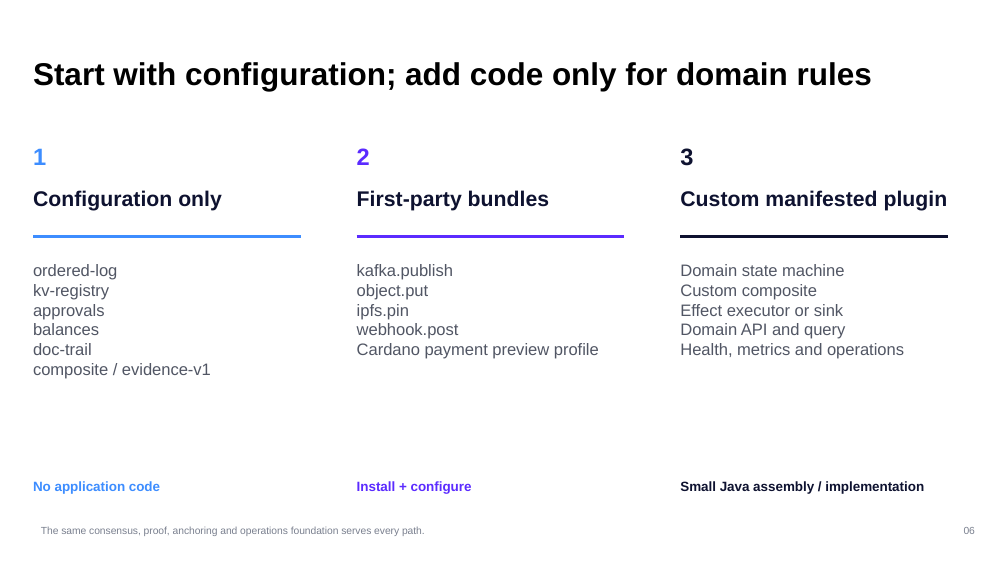
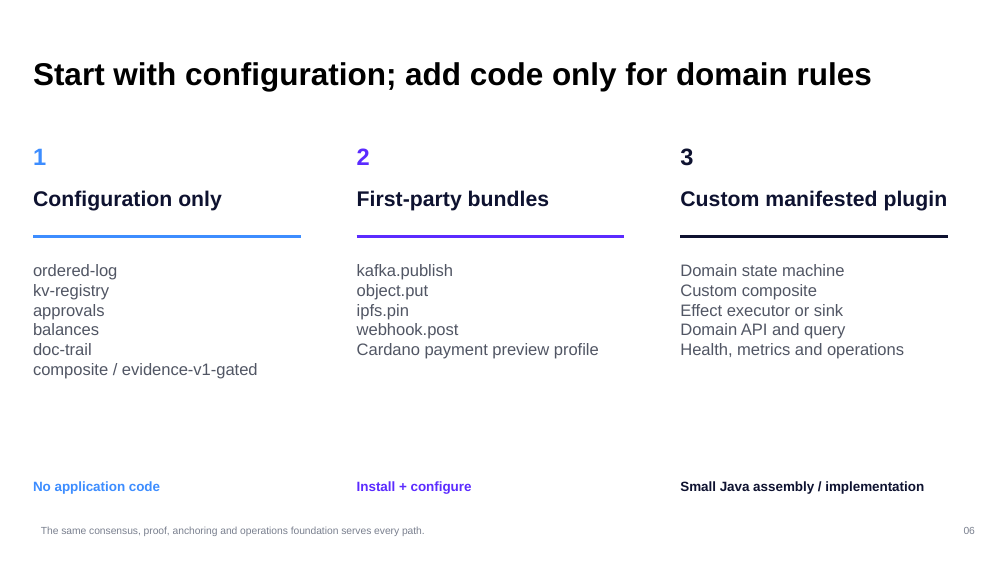
Before and after one commit to bloxbean/yano, a slide deck: slide 6 of docs/YANO_APP_CHAIN_OVERVIEW.pptx. Drawn at 1008x567 pixels with LibreOffice and Linux fonts; fonts in the diff are those of the drawing. Boxes give left, top, right and bottom in pixels: in the first picture for what was removed or moved away, otherwise in the second. Text is boxed around its words. In the diff, an @@ line names an element or a change of style, - is before the commit and + after.

```diff
--- a/docs/YANO_APP_CHAIN_OVERVIEW.pptx
+++ b/docs/YANO_APP_CHAIN_OVERVIEW.pptx
@@ text at (x1=33, y1=363, x2=258, y2=379): text changed @@
-composite / evidence-v1
+composite / evidence-v1-gated
```
Also in this commit, not shown: 2 other slides changed, 23 other files.
